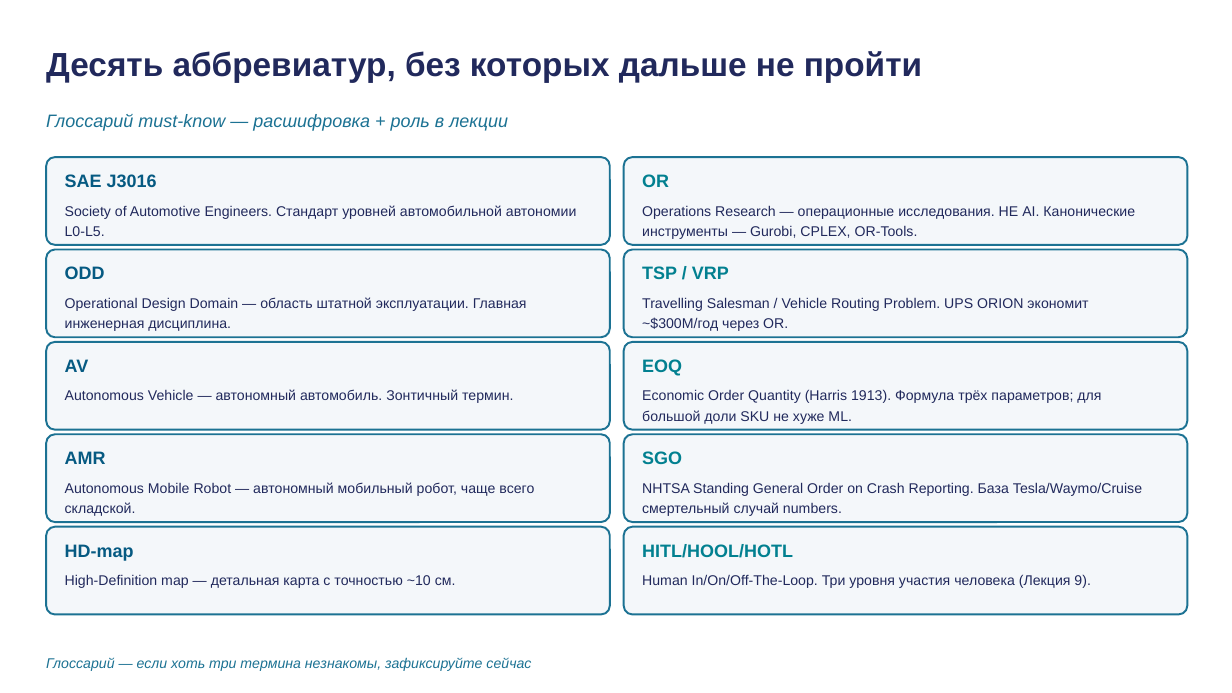
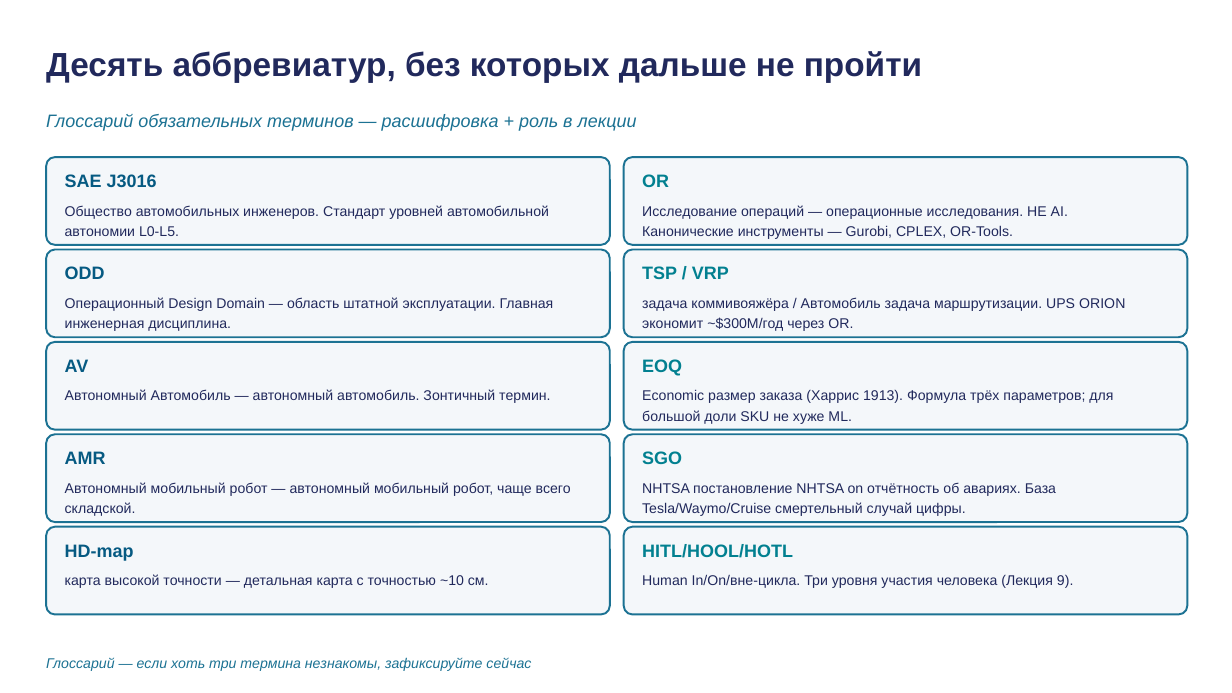
Before and after one commit to tellina-study/AI-usage-lessons, a slide deck: slide 4 of library/lectures/lec-13/rendered/lec-13.pptx. Drawn at 1232x693 pixels with LibreOffice and Linux fonts; fonts in the diff are those of the drawing. Boxes give left, top, right and bottom in pixels: in the first picture for what was removed or moved away, otherwise in the second. Text is boxed around its words. In the diff, an @@ line names an element or a change of style, - is before the commit and + after.

```diff
--- a/library/lectures/lec-13/rendered/lec-13.pptx
+++ b/library/lectures/lec-13/rendered/lec-13.pptx
@@ text at bbox=[46, 114, 637, 131]: text changed @@
-Глоссарий must-know — расшифровка + роль в лекции
+Глоссарий обязательных терминов — расшифровка + роль в лекции
@@ text at bbox=[65, 205, 549, 236]: text changed @@
-Society of Automotive Engineers. Стандарт уровней автомобильной автономии L0-L5.
+Общество автомобильных инженеров. Стандарт уровней автомобильной автономии L0-L5.
@@ text at bbox=[642, 205, 1068, 239]: text changed @@
-Operations Research — операционные исследования. НЕ AI. Канонические инструменты — Gurobi, CPLEX, OR-Tools.
+Исследование операций — операционные исследования. НЕ AI. Канонические инструменты — Gurobi, CPLEX, OR-Tools.
@@ text at bbox=[65, 297, 554, 331]: text changed @@
-Operational Design Domain — область штатной эксплуатации. Главная инженерная дисциплина.
+Операционный Design Domain — область штатной эксплуатации. Главная инженерная дисциплина.
@@ text at bbox=[642, 297, 1125, 331]: text changed @@
-Travelling Salesman / Vehicle Routing Problem. UPS ORION экономит ~$300M/год через OR.
+задача коммивояжёра / Автомобиль задача маршрутизации. UPS ORION экономит ~$300M/год через OR.
@@ text at bbox=[65, 389, 550, 403]: text changed @@
-Autonomous Vehicle — автономный автомобиль. Зонтичный термин.
+Автономный Автомобиль — автономный автомобиль. Зонтичный термин.
@@ text at bbox=[642, 389, 1113, 424]: text changed @@
-Economic Order Quantity (Harris 1913). Формула трёх параметров; для большой доли SKU не хуже ML.
+Economic размер заказа (Харрис 1913). Формула трёх параметров; для большой доли SKU не хуже ML.
@@ text at bbox=[65, 482, 571, 516]: text changed @@
-Autonomous Mobile Robot — автономный мобильный робот, чаще всего складской.
+Автономный мобильный робот — автономный мобильный робот, чаще всего складской.
@@ text at bbox=[642, 482, 1056, 516]: text changed @@
-NHTSA Standing General Order on Crash Reporting. База Tesla/Waymo/Cruise смертельный случай numbers.
+NHTSA постановление NHTSA on отчётность об авариях. База Tesla/Waymo/Cruise смертельный случай цифры.
@@ text at bbox=[65, 574, 489, 588]: text changed @@
-High-Definition map — детальная карта с точностью ~10 см.
+карта высокой точности — детальная карта с точностью ~10 см.
@@ text at bbox=[642, 574, 1073, 588]: text changed @@
-Human In/On/Off-The-Loop. Три уровня участия человека (Лекция 9).
+Human In/On/вне-цикла. Три уровня участия человека (Лекция 9).
```
Also in this commit, not shown: 38 other slides changed, 9 other files.
